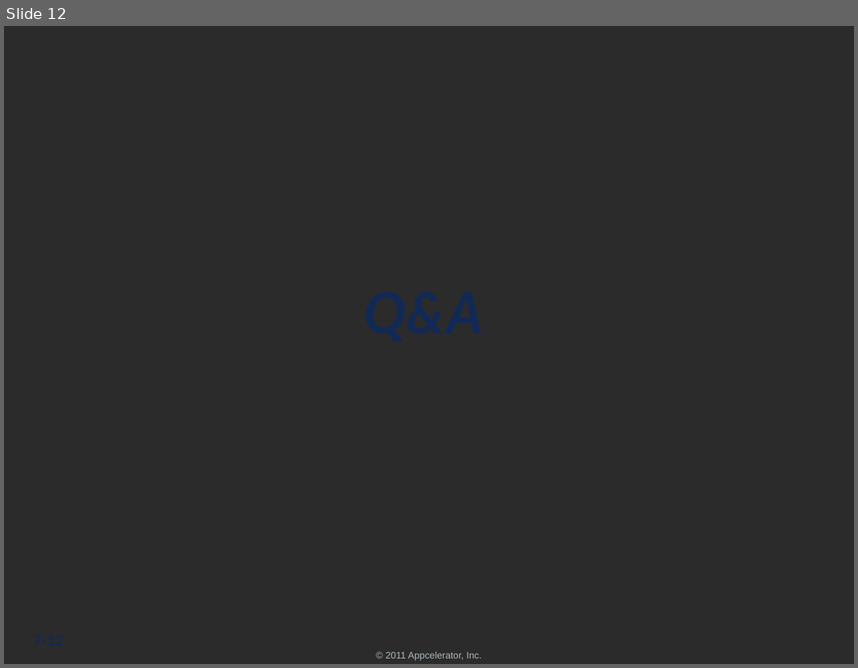
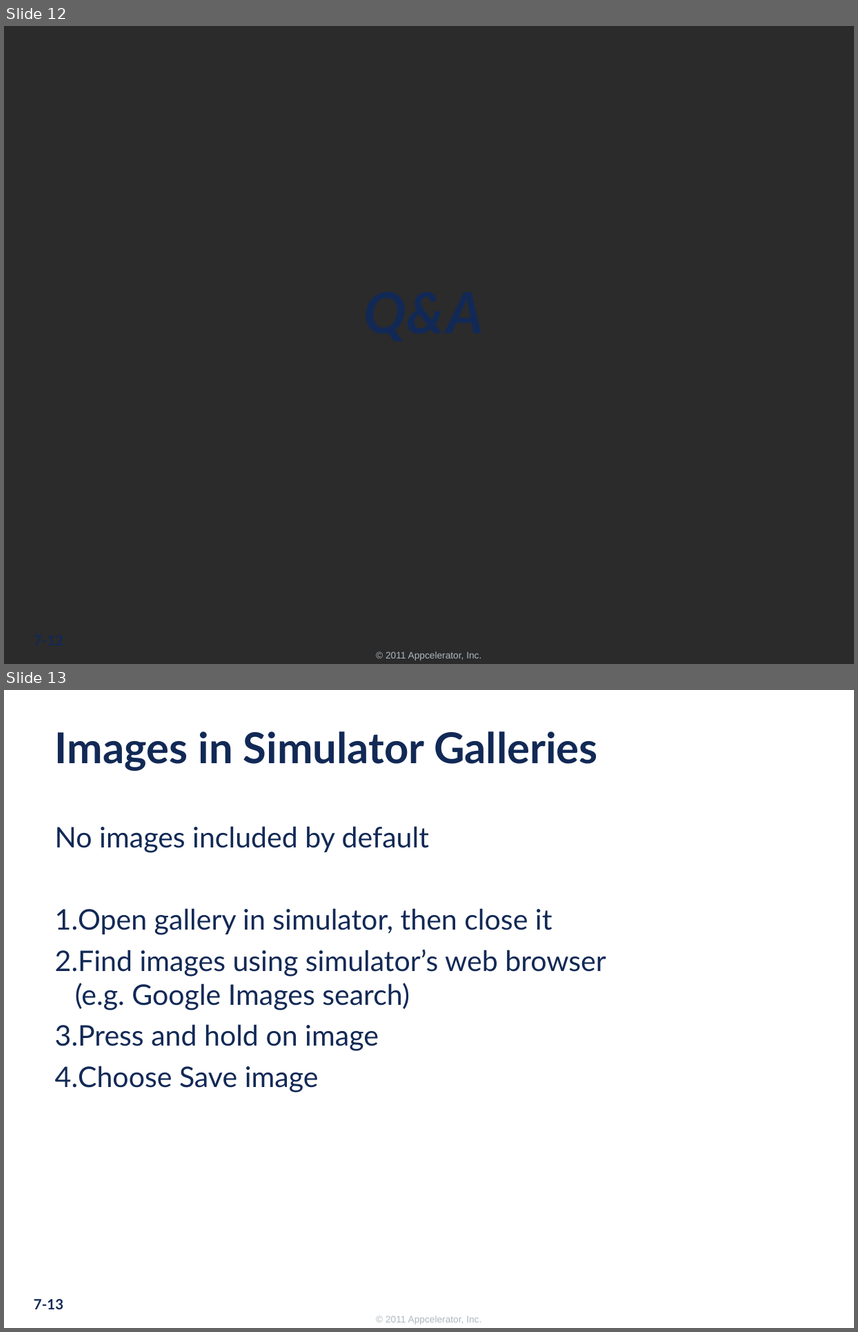
Before and after one commit to appcelerator-training-archive/tcad_certification, a slide deck: 260/260.ppt. Shown one above the other, each under a label of ours: slide 12 before the commit, slides 12 and 13 after it. The pictures are 858x668 and 858x1332 pixels, drawn with LibreOffice and Linux fonts; fonts in the diff are those of the drawing; background and template pictures are left out; a plain dark background stands for a picture behind light text. Boxes give left, top, right and bottom in pixels: in the first picture for what was removed or moved away, otherwise in the second. Text is boxed around its words. In the diff, an @@ line names an element or a change of style, - is before the commit and + after.

```diff
--- a/260/260.ppt
+++ b/260/260.ppt
@@ slide 13 added at (4,690,854,1328), background #FFFFFF; not listed: 1 template element that a slide beside it also shows @@
@@ title added at (55,731,598,771), 36 pt, text #122956, bold @@
+Images in Simulator Galleries
@@ text added at (55,826,606,1092), 24 pt, text #122956 @@
+No images included by default
+1. Open gallery in simulator, then close it
+2. Find images using simulator’s web browser
+   (e.g. Google Images search)
+3. Press and hold on image
+4. Choose Save image
@@ page number added at (34,1299,63,1309), 12 pt, text #122956, bold @@
+7-13
```
Also in this commit, not shown: 1 slide changed, 34 other files.
